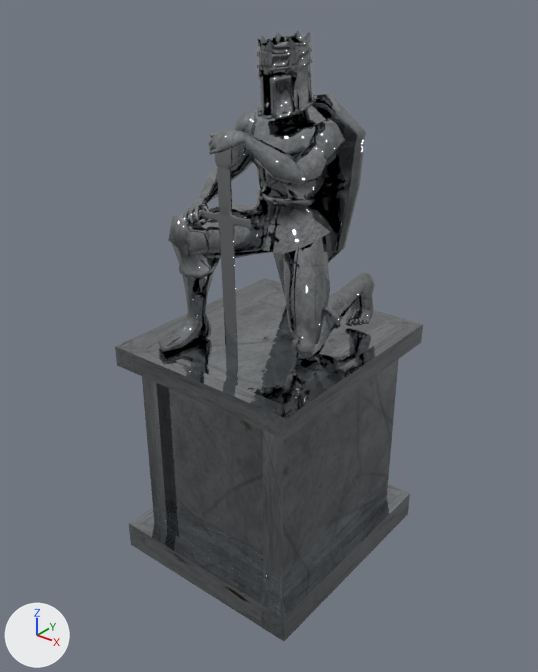
Before and after pictures for a commit that changed the glTF model client/models/tower/headquarters.glb.
Before and after are seen from a 50 mm camera at (1.88, -2.28, 2.45) aimed at (0.07, -0.02, 1.05). Lighting does not change. The marker at lower left points along +X, +Y and +Z. Where no turn or scale is listed for an object, it has been applied to the vertices. Vertices at the same position are counted once.

In view in the first picture: 'Circle.005', 'Cube', 'Human.001', 'shield.001', 'sword'.
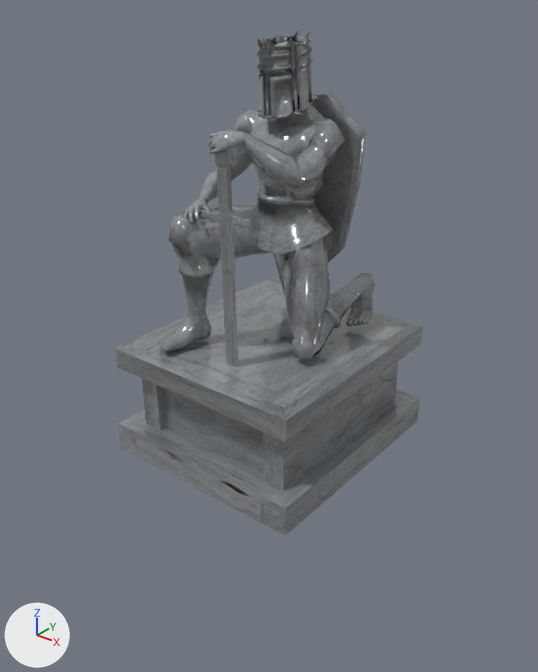
The newer file is also turned or shifted as a whole; pictures and numbers use the older file's frame.

The change, as a diff of the scene's bpy script:
```diff
--- a/client/models/tower/headquarters.glb.py
+++ b/client/models/tower/headquarters.glb.py
@@ mat_iron @@
 n0 = _N.new('ShaderNodeBsdfPrincipled'); n0.name = 'Principled BSDF'
-n0.inputs[1].default_value = 1.0  # 'Metallic'
+n0.inputs[1].default_value = 0.4  # 'Metallic'
 n0.inputs[2].default_value = 0.0455  # 'Roughness'
@@ me_cube @@
 me_cube.from_pydata(...)  # 76 vertices, 148 faces; spans x -0.467..0.469, y -0.519..0.519, z -0.538..0.534
 # used by ob_cube; location = (0.067, 0.018, 0.508)
+# me_cube part 1: all 34 vertices in x -0.467..0.469, y -0.519..0.519, z -0.538..-0.407 are moved by (0.0, 0.0, 0.559)
 me_cube.materials.append(mat_iron)
```

What differs and where, as boxes [x1, y1, x2, y2] in the pictures (538 x 672 px; the box of a moved part takes in the faces that stretch with it):
'Cube', surface changed, reshaped (29% shorter): before [115, 278, 423, 641]; after [115, 280, 423, 536]
'Human.001', surface changed: [158, 42, 375, 359] in both
'shield.001', surface changed (black to grey): [273, 93, 366, 296] in both
'Circle.005', surface changed: [257, 32, 317, 120] in both
'sword', surface changed: [202, 148, 251, 367] in both
part 1 of me_cube, moved or reshaped: before [129, 359, 410, 641]; after [118, 361, 420, 536]
